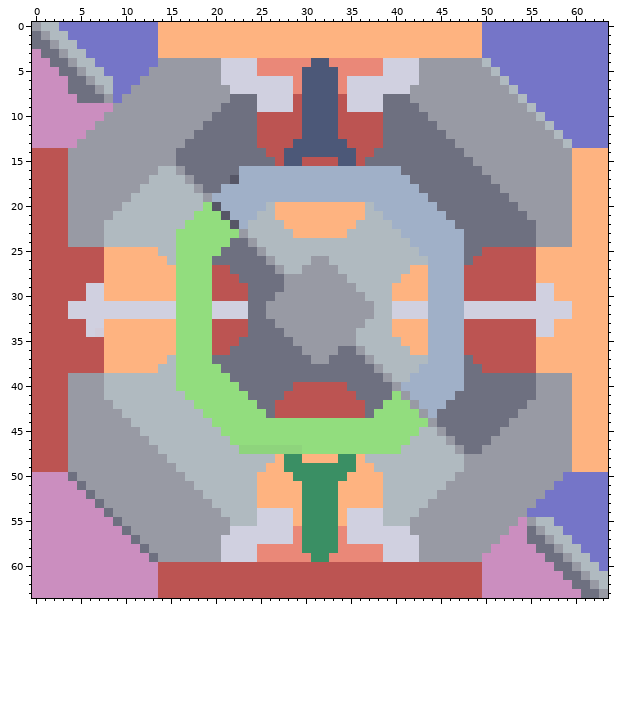
Pixel-art sprite, stored at sprites/blocks/工厂/逆相爆破室.png. Above is the file before it was changed.
The file is 64x64 pixels. Colours within 5 levels of each other are drawn and written as one.
The result:
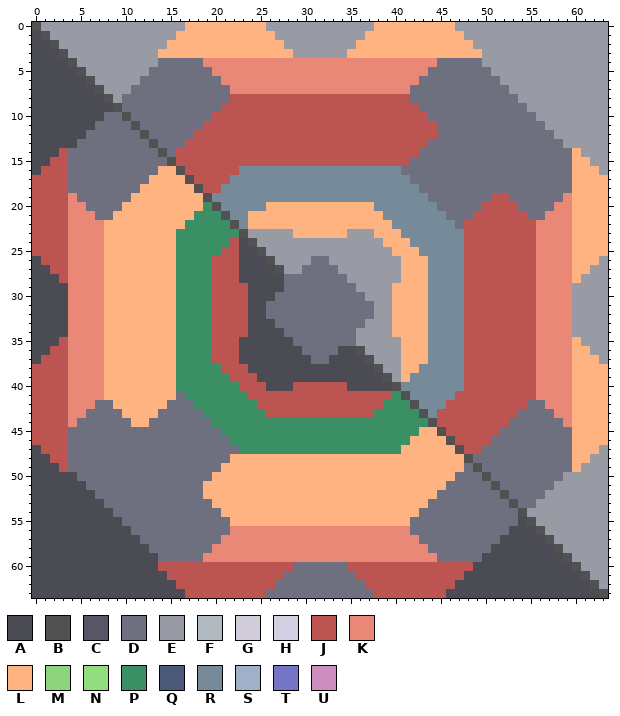
Palette (. is transparent): A #4a4b53  B #515151  C #565666  D #6e7080  E #989aa4  F #b0bac0  G #d1ccda  H #d0d0e0  J #bc5452  K #ea8878  L #feb380  M #8ed47c  N #92dd7e  P #3a8f64  Q #4c5878  R #768a9a  S #a0b0c8  T #7575c8  U #cb8ebf
Log entry: 更新了工厂贴图 重绘了逆相爆破室的贴图，使其的贴图更符合标准配色。
From old to new:
Changed rows in their new state; - is an unchanged pixel.
first column x 0:
 0 BEEEEEEEEEEEEEEEE---------EEEEEEEEEEEE---------EEEEEEEEEEEEEEEEE
 1 ABEEEEEEEEEEEEEE-----------EEEEEEEEEE-----------EEEEEEEEEEEEEEEE
 2 AABEEEEEEEEEEEE-------------EEEEEEEE-------------EEEEEEEEEEEEEEE
 3 AAABEEEEEEEEEE---------------EEEEEE---------------EEEEEEEEEEEEEE
 4 AAAABEEEEEEEEEDDDDDKKKKKK------KK------KKKKKKDDDDDEEEEEEEEEEEEEE
 5 AAAAABEEEEEEEDDDDDDDKKKKK-----KKKK-----KKKKKDDDDDDDEEEEEEEEEEEEE
 6 AAAAAABEEEEEDDDDDDDDDKKKKKKKK-KKKK-KKKKKKKKDDDDDDDDDEEEEEEEEEEEE
 7 AAAAAAABEEEDDDDDDDDDDDKKKKKKK-KKKK-KKKKKKKDDDDDDDDDDDEEEEEEEEEEE
 8 AAAAAAAABEDDDDDDDDDDDDJJJJJJJ-JJJJ-JJJJJJJDDDDDDDDDDDDEEEEEEEEEE
 9 AAAAAAAAABDDDDDDDDDDDJJJJJJJJ-JJJJ-JJJJJJJJDDDDDDDDDDDDEEEEEEEEE
10 AAAAAAAADDBDDDDDDDDDJJJJJ-----JJJJ-----JJJJJDDDDDDDDDDDDEEEEEEEE
11 AAAAAAADDDDBDDDDDDDJJJJJJ-----JJJJ-----JJJJJJDDDDDDDDDDDDEEEEEEE
12 AAAAAADDDDDDBDDDDDJJJJJJJ-----JJJJ-----JJJJJJ-DDDDDDDDDDDDEEEEEE
13 AAAAADDDDDDDDBDDDJJJJJJJJ----JJJJJJ----JJJJJ---DDDDDDDDDDDDEEEEE
14 AAA-DDDDDDDDDDBDJJJJJJJJJJ--JJJJJJJJ--JJJJJ-----DDDDDDDDDDDD-EEE
15 AA--DDDDDDDDDDDBJJJJJJJJJJJ-JJ----JJ-JJJJJ-------DDDDDDDDDDD--EE
16 A---DDDDDDDDDDLLBJJJJJJRRRRRRRRRRRRRRRRRR---------DDDDDDDDDD---E
17 ----DDDDDDDDDLLLLBJJJJRRRRRRRRRRRRRRRRRRRR---------DDDDDDDDD----
18 ----DDDDDDDDLLLLLLBJJRRRRRRRRRRRRRRRRRRRRRR---------DDDDDDDD----
19 ----KDDDDDDLLLLLLLLBRRRRRRRRRRRRRRRRRRRRRRRR-------JJDDDDDDK----
20 ----KKDDDDLLLLLLLLLPBRRRRRL----------LRRRRRRR-----JJJJDDDDKK----
21 ----KKKDDLLLLLLLLLPPPBRRLLL----------LLRRRRRRR---JJJJJJDDKKK----
22 ----KKKKLLLLLLLLLPPPPPBRLLLL--------LLLLRRRRRRR-JJJJJJJJKKKK----
23 ----KKKKLLLLLLLLPPPPPPPBEEEEE------EEELLLRRRRRRRJJJJJJJJKKKK----
24 ----KKKKLLLLLLLLPPPPPPJABEEEEEEEEEEEEEELLLRRRRRRJJJJJJJJKKKK----
25 ----KKKK------LLPPPPPJJAABEEEEEEEEEEEEEELLLRRRRRJJ------KKKK----
26 A---KKKK-------LPPPPJJJAAABEEEEDDEEEEEEEELLLRRRRJ-------KKKK---E
27 AA--KKKK--------PPPP--JAAAABEEDDDDEEEEEEEL--RRRR--------KKKK--EE
28 AAA-KKKK--------PPPP---AAAAADDDDDDDEEEEEE---RRRR--------KKKK-EEE
29 AAAAKKKK--------PPPP----AAAADDDDDDDDEEEE----RRRR--------KKKKEEEE
30 AAAAKKKK--------PPPP----AAADDDDDDDDDDEEE----RRRR--------KKKKEEEE
31 AAAAKKKKLLLLLLLLPPPPJJJJAADDDDDDDDDDDDEELLLLRRRRJJJJJJJJKKKKEEEE
32 AAAAKKKKLLLLLLLLPPPPJJJJAADDDDDDDDDDDDEELLLLRRRRJJJJJJJJKKKKEEEE
33 AAAAKKKK--------PPPP----AAADDDDDDDDDDEEE----RRRR--------KKKKEEEE
34 AAAAKKKK--------PPPP----AAAADDDDDDDDEEEE----RRRR--------KKKKEEEE
35 AAA-KKKK--------PPPP---AAAAAADDDDDDDEEEEE---RRRR--------KKKK-EEE
36 AA--KKKK--------PPPP--JAAAAAAADDDDAABEEEEL--RRRR--------KKKK--EE
37 A---KKKK-------LPPPPJJJAAAAAAAADDAAAABEEELLLRRRRJ-------KKKK---E
38 ----KKKK------LLPPPPPJJJAAAAAAAAAAAAAABEELLRRRRRJJ------KKKK----
39 ----KKKKLLLLLLLLPPPPPPJJJAAAAAAAAAAAAAABELRRRRRRJJJJJJJJKKKK----
40 ----KKKKLLLLLLLLPPPPPPPJJJAAA------AAAAABRRRRRRRJJJJJJJJKKKK----
41 ----KKKKLLLLLLLLDPPPPPPPJJJJ--------JJJJPBRRRRRJJJJJJJJJKKKK----
42 ----KKKDDLLLLLLDDDPPPPPPPJJ----------JJPPPBRRRJJJJJJJJJDDKKK----
43 ----KKDDDDLLLLDDDDDPPPPPPPJ----------JPPPPPBRJJJJJJJJJDDDDKK----
44 ----KDDDDDDLLDDDDDDDPPPPPPPPPPPPPPPPPPPPPPPPBJJJJJJJJDDDDDDK----
45 ----DDDDDDDDDDDDDDDDDPPPPPPPPPPPPPPPPPPPPPPLLBJJJJJJDDDDDDDD----
46 ----DDDDDDDDDDDDDDDDDDPPPPPPPPPPPPPPPPPPPPLLLLBJJJJDDDDDDDDD----
47 A---DDDDDDDDDDDDDDDDDDDPPPPPPPPPPPPPPPPPPLLLLLLBJJDDDDDDDDDD---E
48 AA--DDDDDDDDDDDDDDDDDDLLLLL-LL----LL-LLLLLLLLLLLBDDDDDDDDDDD--EE
49 AAA-DDDDDDDDDDDDDDDDDLLLLL--LLLLLLLL--LLLLLLLLLLDBDDDDDDDDDD-EEE
50 AAAAADDDDDDDDDDDDDDDLLLLL----LLLLLL----LLLLLLLLDDDBDDDDDDDDEEEEE
51 AAAAAADDDDDDDDDDDDDLLLLLL-----LLLL-----LLLLLLLDDDDDBDDDDDDEEEEEE
52 AAAAAAADDDDDDDDDDDDLLLLLL-----LLLL-----LLLLLLDDDDDDDBDDDDEEEEEEE
53 AAAAAAAADDDDDDDDDDDDLLLLL-----LLLL-----LLLLLDDDDDDDDDBDDEEEEEEEE
54 AAAAAAAAADDDDDDDDDDDDLLLLLLLL-LLLL-LLLLLLLLDDDDDDDDDDDBEEEEEEEEE
55 AAAAAAAAAADDDDDDDDDDDDLLLLLLL-LLLL-LLLLLLLDDDDDDDDDDDDABEEEEEEEE
56 AAAAAAAAAAADDDDDDDDDDDKKKKKKK-KKKK-KKKKKKKDDDDDDDDDDDAAABEEEEEEE
57 AAAAAAAAAAAADDDDDDDDDKKKKKKKK-KKKK-KKKKKKKKDDDDDDDDDAAAAABEEEEEE
58 AAAAAAAAAAAAADDDDDDDKKKKK-----KKKK-----KKKKKDDDDDDDAAAAAAABEEEEE
59 AAAAAAAAAAAAAADDDDDKKKKKK------KK------KKKKKKDDDDDAAAAAAAAABEEEE
60 AAAAAAAAAAAAAA---------------DDDDDD--------------AAAAAAAAAAABEEE
61 AAAAAAAAAAAAAAA-------------DDDDDDDD------------AAAAAAAAAAAAABEE
62 AAAAAAAAAAAAAAAA-----------DDDDDDDDDD----------AAAAAAAAAAAAAAABE
63 AAAAAAAAAAAAAAAAA---------DDDDDDDDDDDD--------AAAAAAAAAAAAAAAAAB
Pixel boxes of the changes (left, top, right, bottom) in both pictures:
changed: (32, 22, 608, 598)
